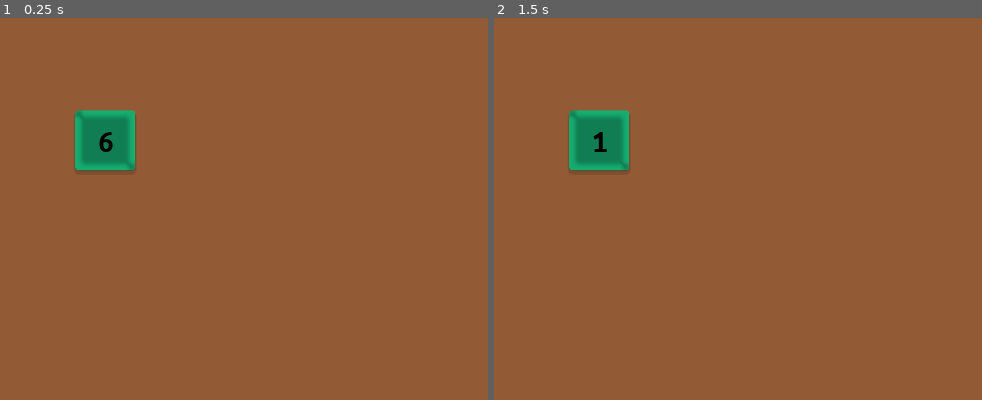
Above: before the commit, frames 1-2 (left to right).
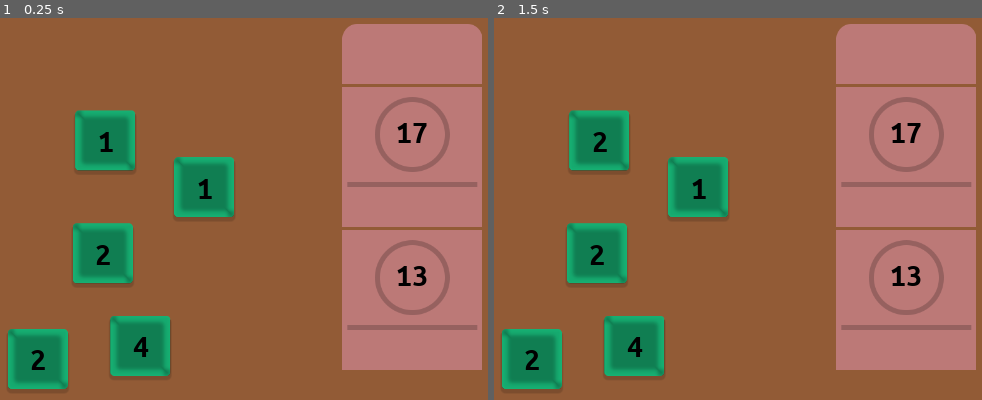
Above: after the commit, the same moments.

Repository: matzebond/DiceRepair
Game: Godot game, scene res://scenes/screens/RootNode.tscn
Two runs of this game, one before a commit and one after it. Both use one fixed random seed, a clock stepped at 60 frames per second and the inputs below.
Inputs (mouse positions are in pixels of both pictures, inside the frame that each line leads up to):
- Up to frame 1 (0.25 s): no input
- Up to frame 2 (1.5 s): tap Enter at 0.5 s; drag from (601, 140) to (933, 147) at 0.52 s; tap Space at 1.25 s; drag from (694, 281) to (601, 140) at 1.27 s

The runs differ from the first frame. In frame 1, 33% of the frame differs, in the area x 1-99%, y 1-98%; in frame 2, 33%.

Commit message:
Made JobSteps droppable

Diff:
--- a/scenes/DropArea.gd
+++ b/scenes/DropArea.gd
@@ -4,12 +4,5 @@
 
 export var is_active:bool = true
 
-
-func _ready():
-
-    connect("drop_item", self, "dropped_item")
-
-    emit_signal("drop_item", "Löl")
-
-func dropped_item(item):
-    print(item)
+func drop(die):
+    emit_signal("drop_item", die)
--- a/scenes/DropArea.tscn
+++ b/scenes/DropArea.tscn
@@ -5,7 +5,9 @@
 [sub_resource type="RectangleShape2D" id=1]
 extents = Vector2( 100, 100 )
 
-[node name="DropArea" type="Area2D"]
+[node name="DropArea" type="Area2D" groups=[
+"DropArea",
+]]
 script = ExtResource( 1 )
 
 [node name="CollisionShape2D" type="CollisionShape2D" parent="."]
--- a/scenes/die/Die.gd
+++ b/scenes/die/Die.gd
@@ -5,8 +5,9 @@
 onready var label = $Label
 
 var faces = []
+var state
+var rng = RandomNumberGenerator.new()
 
-var rng = RandomNumberGenerator.new()
 
 var mouse_inside = false
 var dragging = false
@@ -14,19 +15,22 @@
 # Called when the node enters the scene tree for the first time.
 func _ready():
     faces = [1, 2, 3, 4, 5, 6, "H", "S"]
+    roll()
+    rng.randomize()
 
 # Called every frame. 'delta' is the elapsed time since the previous frame.
 #func _process(delta):
 #    pass
 
 func roll():
-    var num = rng.randi_range(0, len(faces) - 1)
-    label.text = str(faces[num])
+    state = rng.randi_range(0, len(faces) - 1)
+    label.text = str(faces[state])
 
 func _unhandled_input(event):
     if event is InputEventMouseButton and event.button_index == BUTTON_RIGHT:
         if dragging and !event.pressed:
             dragging = false
+            check_dropables()
 
     elif event is InputEventMouseMotion and dragging:
         self.position = event.position
@@ -46,3 +50,20 @@
     if event is InputEventMouseButton and event.button_index == BUTTON_RIGHT:
         if mouse_inside and !dragging and event.pressed:
             dragging = true
+
+func check_dropables():
+
+    var min_area = null
+    var min_dst = 10000000
+
+    for candidate in $Area2D.get_overlapping_areas():
+
+        if not candidate.is_in_group("DropArea"):
+            continue
+        var dst = $Area2D.position.distance_squared_to(candidate.position)
+        if dst < min_dst:
+            min_area = candidate
+            min_dst = dst
+
+    if not min_area == null:
+        min_area.drop(self)
--- a/scenes/jobs/JobStep.gd
+++ b/scenes/jobs/JobStep.gd
@@ -17,6 +17,5 @@
 
     return self
 
-# Called when the node enters the scene tree for the first time.
-func _ready():
-    pass # Replace with function body.
+func _on_DropArea_drop_item(die):
+    print(die.faces[die.state])
--- a/scenes/jobs/JobStep.tscn
+++ b/scenes/jobs/JobStep.tscn
@@ -28,3 +28,4 @@
 
 [node name="DropArea" parent="." instance=ExtResource( 4 )]
 scale = Vector2( 1.1, 1.1 )
+[connection signal="drop_item" from="DropArea" to="." method="_on_DropArea_drop_item"]
--- a/scenes/screens/GameScene.tscn
+++ b/scenes/screens/GameScene.tscn
@@ -1,7 +1,8 @@
-[gd_scene load_steps=3 format=2]
+[gd_scene load_steps=4 format=2]
 
 [ext_resource path="res://assets/img/ui/bg.png" type="Texture" id=1]
 [ext_resource path="res://scenes/die/Die.tscn" type="PackedScene" id=2]
+[ext_resource path="res://scenes/jobs/Job.tscn" type="PackedScene" id=3]
 
 [node name="GameScene" type="Node2D"]
 
@@ -9,5 +10,20 @@
 position = Vector2( 640, 400 )
 texture = ExtResource( 1 )
 
+[node name="Job" parent="." instance=ExtResource( 3 )]
+position = Vector2( 722.216, 73.453 )
+
 [node name="Die" parent="." instance=ExtResource( 2 )]
 position = Vector2( 230.751, 211.937 )
+
+[node name="Die2" parent="." instance=ExtResource( 2 )]
+position = Vector2( 226.913, 392.492 )
+
+[node name="Die3" parent="." instance=ExtResource( 2 )]
+position = Vector2( 122.917, 561.706 )
+
+[node name="Die4" parent="." instance=ExtResource( 2 )]
+position = Vector2( 286.843, 540.554 )
+
+[node name="Die5" parent="." instance=ExtResource( 2 )]
+position = Vector2( 389.076, 286.733 )
